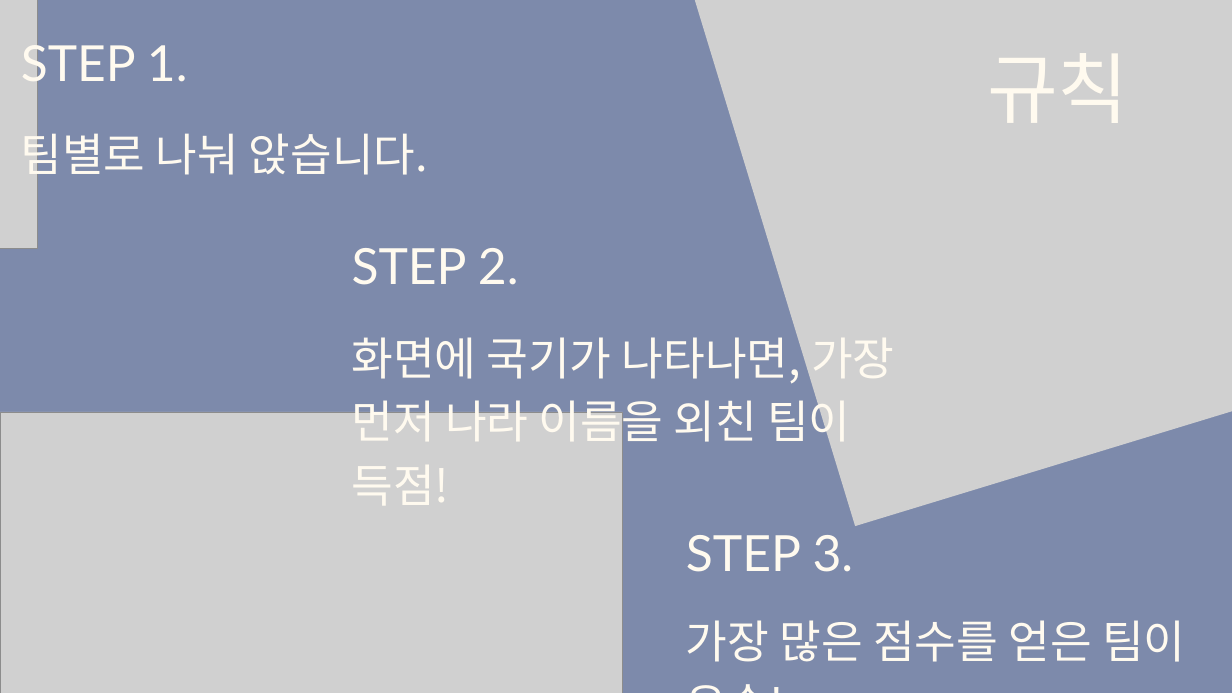
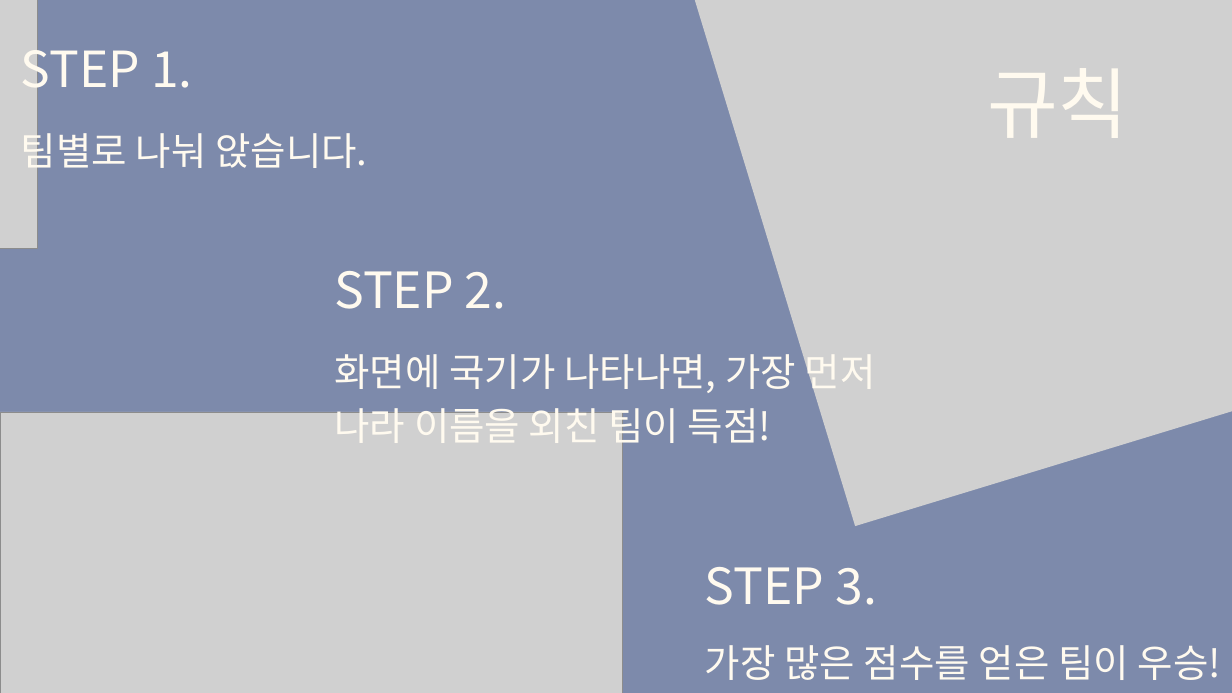
Before and after one commit to tkdgns25300/sunday_play, a slide deck: slide 2 of public/downloads/games/flag-quiz/rules.pptx. Drawn at 1232x693 pixels with LibreOffice and Linux fonts; fonts in the diff are those of the drawing; grey boxes stand for pictures. Boxes give left, top, right and bottom in pixels: in the first picture for what was removed or moved away, otherwise in the second. Text is boxed around its words. In the diff, an @@ line names an element or a change of style, - is before the commit and + after.

```diff
--- a/public/downloads/games/flag-quiz/rules.pptx
+++ b/public/downloads/games/flag-quiz/rules.pptx
@@ text "규칙": place and size @@
-text "규칙" at [987, 53, 1129, 123]
+text "규칙" at [987, 68, 1129, 138]
@@ text "팀별로 나눠 앉습니다." at [21, 125, 367, 175]: size 52.9 to 45 pt; line spacing 74pt to 63pt @@
@@ text "STEP 2.": place and size @@
-text "STEP 2." at [352, 248, 519, 285]
+text "STEP 2." at [335, 271, 507, 309]
@@ text at [335, 354, 876, 450]: text changed; size 53 to 45 pt @@
-화면에 국기가 나타나면, 가장 먼저 나라 이름을 외친 팀이 득점!
+화면에 국기가 나타나면, 가장 먼저
+나라 이름을 외친 팀이 득점!
@@ font Lato to Noto Sans CJK KR in 4 elements at [21, 37, 192, 100], [987, 68, 1129, 138], [335, 271, 507, 309], [705, 567, 877, 605] @@
@@ text "STEP 3.": place and size @@
-text "STEP 3." at [686, 535, 854, 572]
+text "STEP 3." at [705, 567, 877, 605]
@@ text "가장 많은 점수를 얻은 팀이 ...": place and size @@
-text "가장 많은 점수를 얻은 팀이 ..." at [686, 620, 1185, 662]
+text "가장 많은 점수를 얻은 팀이 ..." at [705, 645, 1221, 680]
@@ text "가장 많은 점수를 얻은 팀이 ..." at [705, 645, 1221, 680]: size 53 to 45 pt; line spacing 74.2pt to 63pt @@
```
Also in this commit, not shown: 33 other slides changed, 1 slide added, 3 other files.
